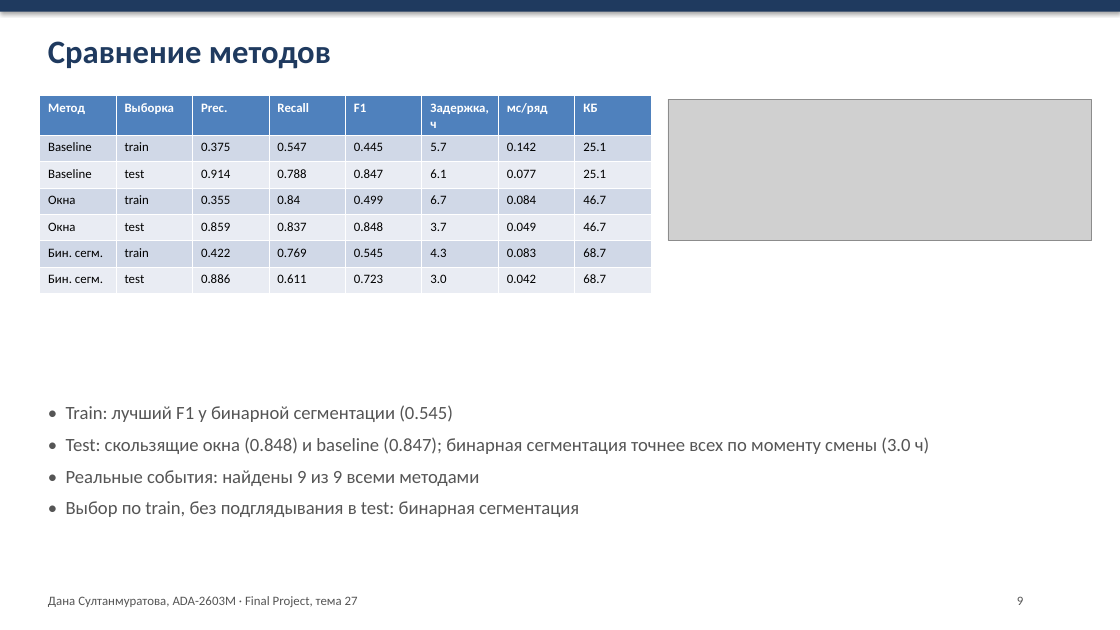
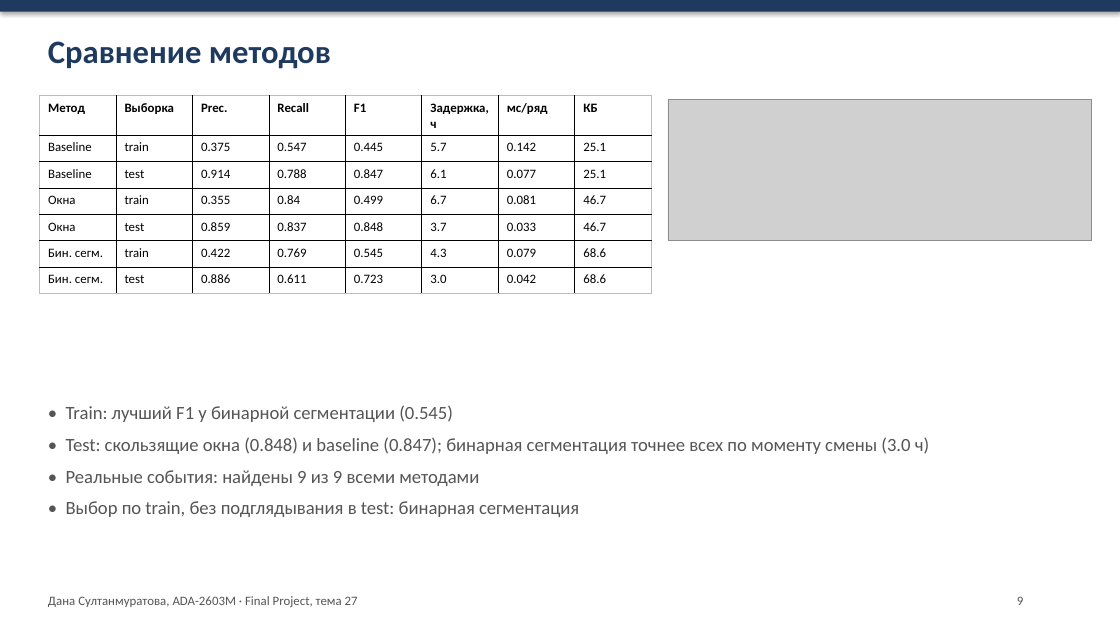
Before and after one commit to dsultless/oil_well_regimes, a slide deck: slide 9 of reports/Final_Project_Presentation_Sultanmuratova.pptx. Drawn at 1120x630 pixels with LibreOffice and Linux fonts; fonts in the diff are those of the drawing; grey boxes stand for pictures. Boxes give left, top, right and bottom in pixels: in the first picture for what was removed or moved away, otherwise in the second. Text is boxed around its words. In the diff, an @@ line names an element or a change of style, - is before the commit and + after.

Commit message:
Report: in-text APA citations, clickable links, single font; plain tables in slides; spelling

```diff
--- a/reports/Final_Project_Presentation_Sultanmuratova.pptx
+++ b/reports/Final_Project_Presentation_Sultanmuratova.pptx
@@ table at [39, 96, 651, 287] @@
-row 4, column 7: 0.084
+row 4, column 7: 0.081
-row 5, column 7: 0.049
+row 5, column 7: 0.033
-row 6, column 7: 0.083
+row 6, column 7: 0.079
-row 6, column 8: 68.7
+row 6, column 8: 68.6
-row 7, column 8: 68.7
+row 7, column 8: 68.6
@@ fill #4F81BD to none in row 1 @@
@@ fill #D0D8E8 to none in 24 cells @@
@@ fill #E9EDF4 to none in 24 cells @@
@@ text colour #FFFFFF to #000000 in "Метод", "Выборка", "Prec.", "Recall" and 4 more places @@
@@ borders changed @@
```
Also in this commit, not shown: 8 other slides changed, 22 other files.
